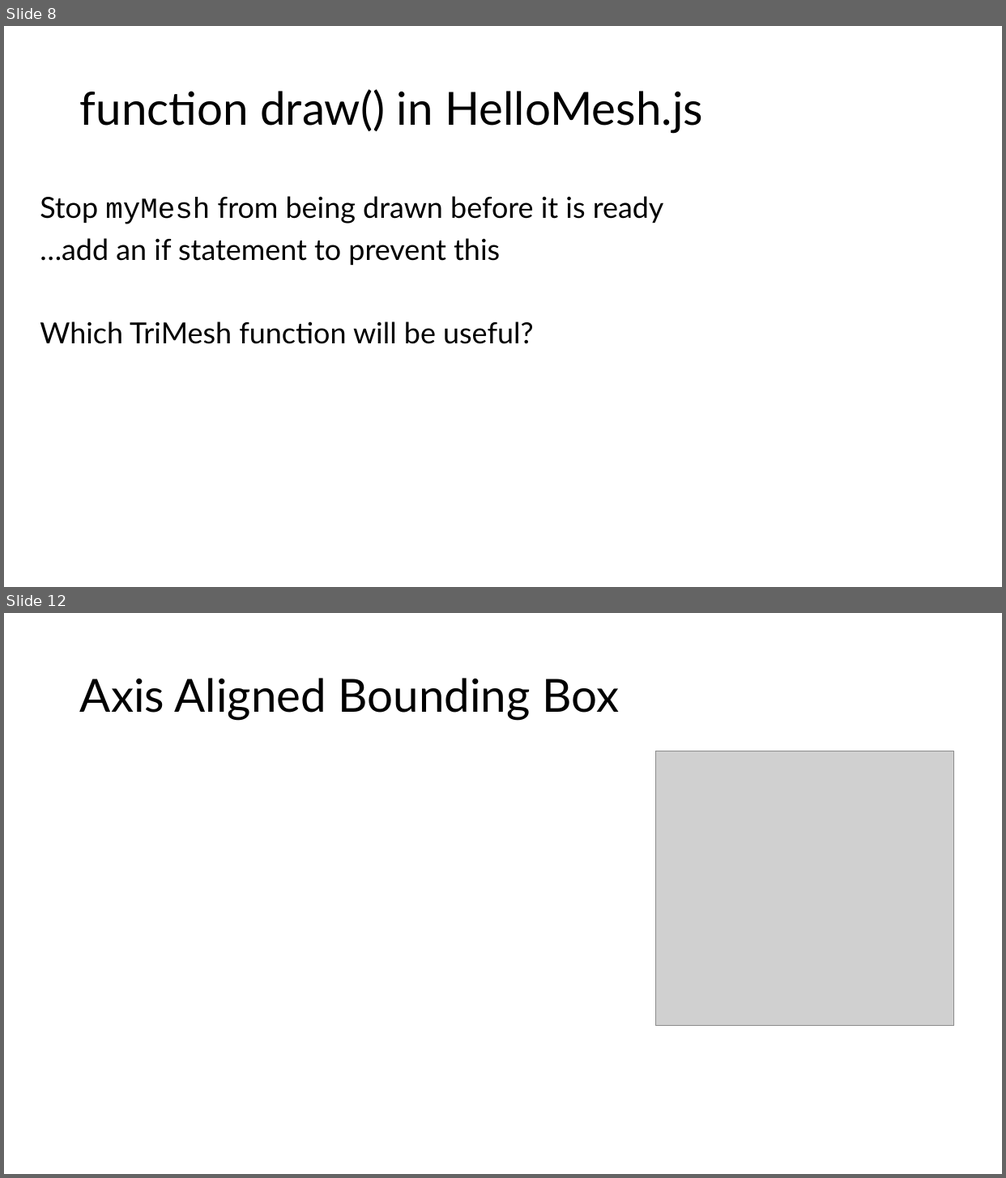
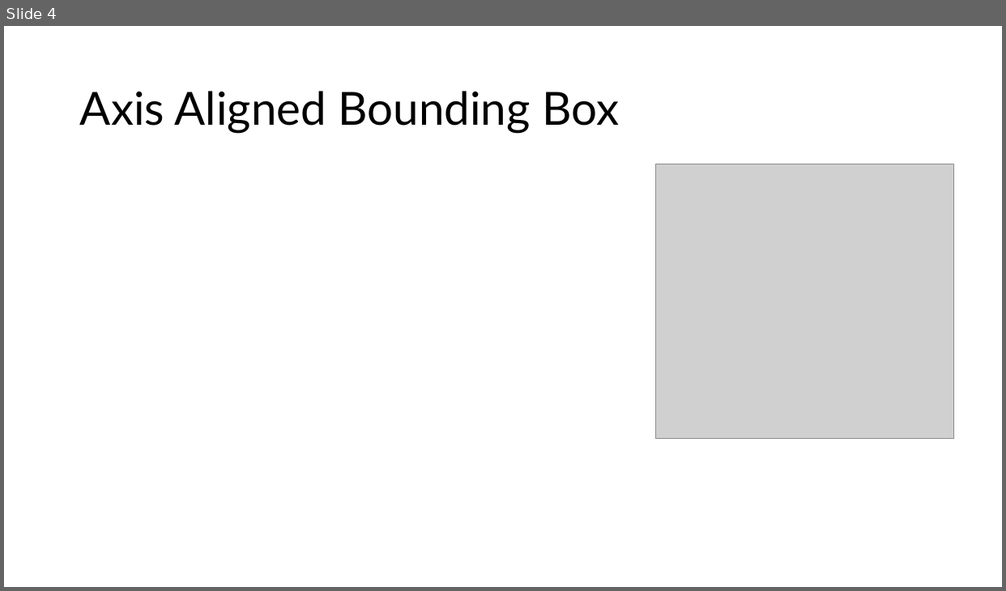
Before and after one commit to UIllinoisGraphics/CS296, a slide deck: Lectures/CS296-OBJ.pptx. Shown one above the other, each under a label of ours: slides 8 and 12 before the commit, slide 4 after it; the slides between them are not shown. The pictures are 1006x1178 and 1006x591 pixels, drawn with LibreOffice and Linux fonts; fonts in the diff are those of the drawing; grey boxes stand for pictures. Boxes give left, top, right and bottom in pixels: in the first picture for what was removed or moved away, otherwise in the second. Text is boxed around its words. In the diff, an @@ line names an element or a change of style, - is before the commit and + after.

```diff
--- a/Lectures/CS296-OBJ.pptx
+++ b/Lectures/CS296-OBJ.pptx
@@ slide 8 removed at (4,26,1002,587), background #FFFFFF @@
@@ title removed at (80,89,703,133) @@
-function draw() in HelloMesh.js
@@ text removed at (40,196,664,344) @@
-Stop myMesh from being drawn before it is ready
-…add an if statement to prevent this
-Which TriMesh function will be useful?
@@ what was slide 12 is now slide 4 @@
```
Also in this commit, not shown: 3 slides changed, 4 slides added, 10 other slides removed.
